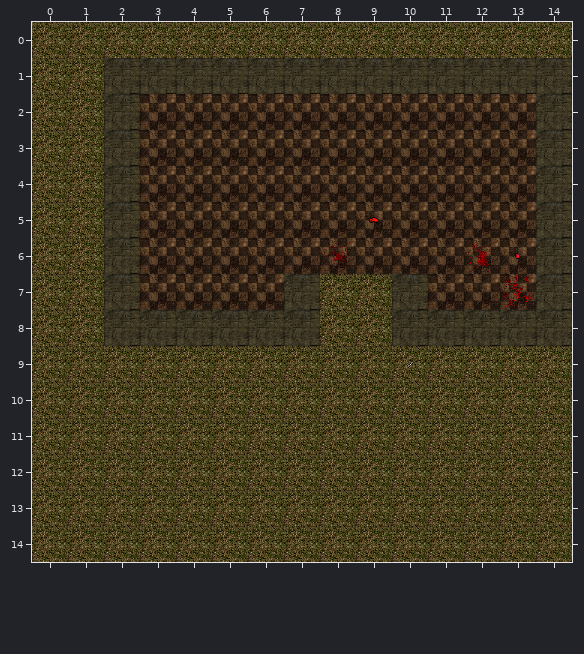
Level history. Tiled map (JSON): src/assets/maps/1.json. Above: the version before the commit.
Cells are 48x48 px. Shown: x 0..14, y 0..14.
After:
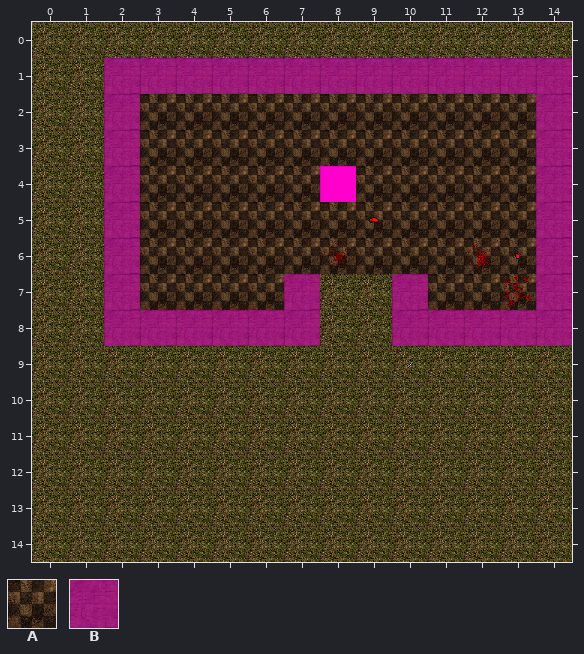
Key: from "1": A 12; from "3": B 0.
_ is an empty cell, . an unchanged one.
Tiles of an added or newly shown layer are drawn over the layers below it.
See-through tiles are keyed as they look on the map.
The exact change:
--- layer "1"
@@ x 8..8 @@
- 4 A
+ 4 B
--- layer "3" (added)
@@ x 2..14 @@
- 1 _____________
- 2 _..........._
- 3 _..........._
- 4 _..........._
- 5 _..........._
- 6 _..........._
- 7 _...._.._..._
- 8 ______.._____
+ 1 BBBBBBBBBBBBB
+ 2 B...........B
+ 3 B...........B
+ 4 B...........B
+ 5 B...........B
+ 6 B...........B
+ 7 B....B..B...B
+ 8 BBBBBB..BBBBB
Changed places in both pictures, as pixel boxes (x1, y1, x2, y2):
changed: (104, 58, 572, 346)
